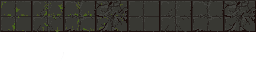
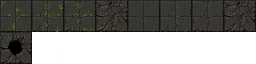
Comparing the layer stacks of the two 256x64 images. Changes:
added layer "Layer 13" above "Layer 0" over [0, 32, 32, 64]
